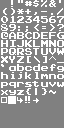
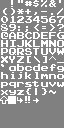
Comparing the layer stacks of the two 64 × 128 images. Changes:
painted on "Background" over [left=0, top=96, right=8, bottom=104]
